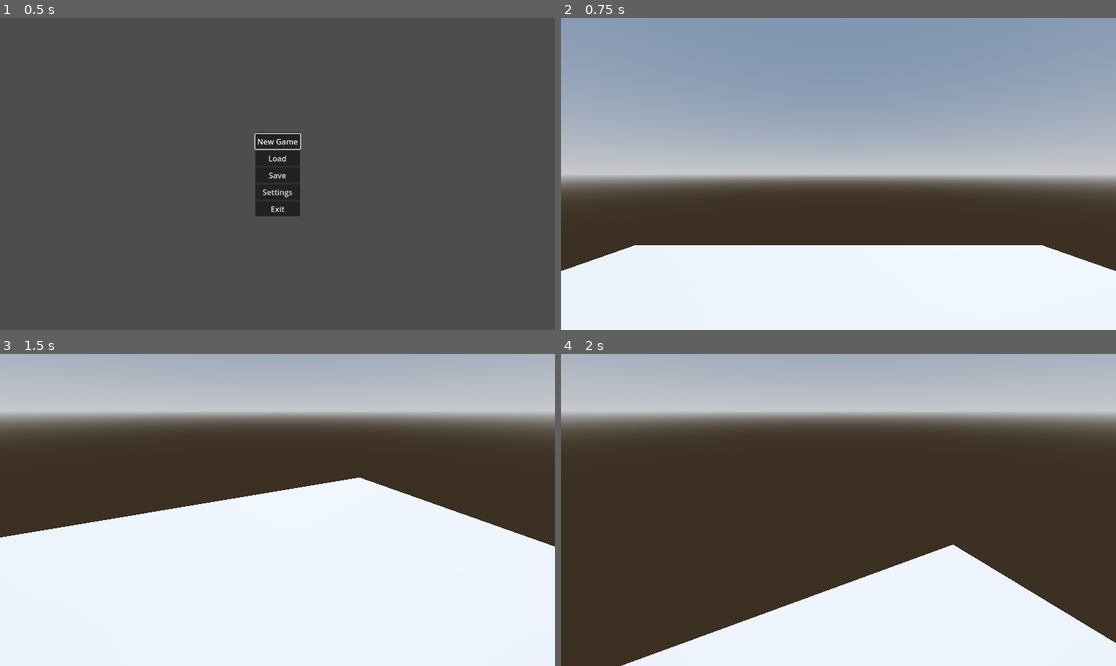
Above: before the commit, frames 1-4 (two rows, left to right).
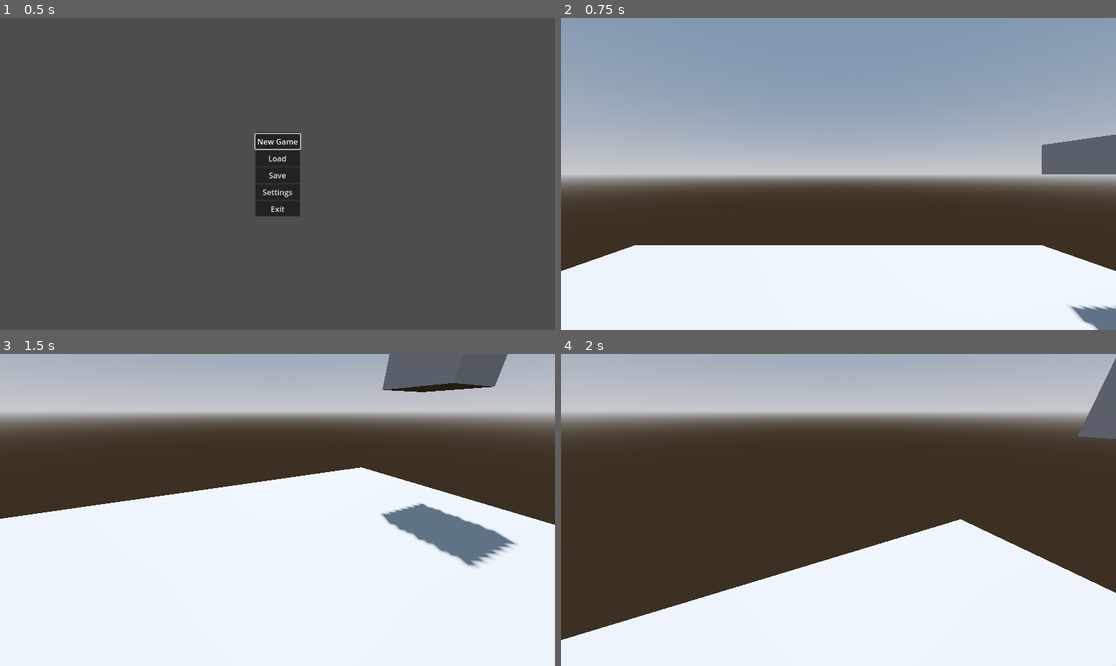
Above: after the commit, the same moments.

Repository: theTyrantPenguinKing/FreedoomDaemonRealm
Game: Godot game, scene res://UI/main_menu.tscn
Two runs of this game, one before a commit and one after it. Both use one fixed random seed, a clock stepped at 60 frames per second and the inputs below.
Inputs (mouse positions are in pixels of both pictures, inside the frame that each line leads up to):
- Up to frame 1 (0.5 s): no input
- Up to frame 2 (0.75 s): click "New Game" at 0.5 s
- Up to frame 3 (1.5 s): tap Enter at 1.25 s; move the mouse to (305, 510) at 1.27 s; hold W (move_forward) from 1.28 s (still down); hold C (crouch) from 1.28 s (still down)
- Up to frame 4 (2 s): keep holding W (move_forward); keep holding C (crouch); tap Space (jump) at 1.52 s

Frame 1 is identical in both runs. In frame 2, 2.0% of the frame differs, in the area x 86-100%, y 37-100%; in frame 3, 9.5%; in frame 4, 12%, in the area x 0-100%, y 1-100%.

Commit message:
[FEATURE] crouching and uncrouching implemented

Diff:
--- a/Characters/player.tscn
+++ b/Characters/player.tscn
@@ -6,22 +6,122 @@
 
 [sub_resource type="CapsuleMesh" id="CapsuleMesh_5xd55"]
 
-[node name="Player" type="CharacterBody3D" node_paths=PackedStringArray("head")]
+[sub_resource type="Animation" id="Animation_mfure"]
+resource_name = "crouch"
+tracks/0/type = "value"
+tracks/0/imported = false
+tracks/0/enabled = true
+tracks/0/path = NodePath("CollisionShape3D:position")
+tracks/0/interp = 1
+tracks/0/loop_wrap = true
+tracks/0/keys = {
+"times": PackedFloat32Array(0, 1),
+"transitions": PackedFloat32Array(1, 1),
+"update": 0,
+"values": [Vector3(0, 1, 0), Vector3(0, 0, 0)]
+}
+tracks/1/type = "value"
+tracks/1/imported = false
+tracks/1/enabled = true
+tracks/1/path = NodePath("CollisionShape3D:shape:height")
+tracks/1/interp = 1
+tracks/1/loop_wrap = true
+tracks/1/keys = {
+"times": PackedFloat32Array(0, 1),
+"transitions": PackedFloat32Array(1, 1),
+"update": 0,
+"values": [2.0, 1.0]
+}
+tracks/2/type = "value"
+tracks/2/imported = false
+tracks/2/enabled = true
+tracks/2/path = NodePath("Head:position")
+tracks/2/interp = 1
+tracks/2/loop_wrap = true
+tracks/2/keys = {
+"times": PackedFloat32Array(0, 1),
+"transitions": PackedFloat32Array(1, 1),
+"update": 0,
+"values": [Vector3(0, 1.7, 0), Vector3(0, 0.7, 0)]
+}
+
+[sub_resource type="Animation" id="Animation_p6oro"]
+length = 0.001
+tracks/0/type = "value"
+tracks/0/imported = false
+tracks/0/enabled = true
+tracks/0/path = NodePath("CollisionShape3D:position")
+tracks/0/interp = 1
+tracks/0/loop_wrap = true
+tracks/0/keys = {
+"times": PackedFloat32Array(0),
+"transitions": PackedFloat32Array(1),
+"update": 0,
+"values": [Vector3(0, 1, 0)]
+}
+tracks/1/type = "value"
+tracks/1/imported = false
+tracks/1/enabled = true
+tracks/1/path = NodePath("CollisionShape3D:shape:height")
+tracks/1/interp = 1
+tracks/1/loop_wrap = true
+tracks/1/keys = {
+"times": PackedFloat32Array(0),
+"transitions": PackedFloat32Array(1),
+"update": 0,
+"values": [2.0]
+}
+tracks/2/type = "value"
+tracks/2/imported = false
+tracks/2/enabled = true
+tracks/2/path = NodePath("Head:position")
+tracks/2/interp = 1
+tracks/2/loop_wrap = true
+tracks/2/keys = {
+"times": PackedFloat32Array(0),
+"transitions": PackedFloat32Array(1),
+"update": 0,
+"values": [Vector3(0, 1.7, 0)]
+}
+
+[sub_resource type="AnimationLibrary" id="AnimationLibrary_wi4vd"]
+_data = {
+"RESET": SubResource("Animation_p6oro"),
+"crouch": SubResource("Animation_mfure")
+}
+
+[sub_resource type="SphereShape3D" id="SphereShape3D_r8sc3"]
+radius = 0.45
+
+[node name="Player" type="CharacterBody3D" node_paths=PackedStringArray("head", "animation_player", "crouch_shape_cast")]
 process_mode = 1
 script = ExtResource("1_y0p31")
 head = NodePath("Head")
+animation_player = NodePath("AnimationPlayer")
+crouch_shape_cast = NodePath("crouchShapeCast")
 
 [node name="CollisionShape3D" type="CollisionShape3D" parent="."]
 transform = Transform3D(1, 0, 0, 0, 1, 0, 0, 0, 1, 0, 1, 0)
 shape = SubResource("CapsuleShape3D_ok607")
 
-[node name="Skin" type="Node3D" parent="."]
-
-[node name="MeshInstance3D" type="MeshInstance3D" parent="Skin"]
-transform = Transform3D(1, 0, 0, 0, 1, 0, 0, 0, 1, 0, 1, 0)
+[node name="MeshInstance3D" type="MeshInstance3D" parent="CollisionShape3D"]
 mesh = SubResource("CapsuleMesh_5xd55")
+skeleton = NodePath("")
 
 [node name="Head" type="Node3D" parent="."]
 transform = Transform3D(1, 0, 0, 0, 1, 0, 0, 0, 1, 0, 1.7, 0)
 
 [node name="Camera3D" type="Camera3D" parent="Head"]
+
+[node name="AnimationPlayer" type="AnimationPlayer" parent="."]
+libraries = {
+"": SubResource("AnimationLibrary_wi4vd")
+}
+
+[node name="crouchShapeCast" type="ShapeCast3D" parent="."]
+transform = Transform3D(1, 0, 0, 0, 1, 0, 0, 0, 1, 0, 1.5, 0)
+shape = SubResource("SphereShape3D_r8sc3")
+target_position = Vector3(0, 0.5, 0)
+debug_shape_custom_color = Color(0, 0.666667, 1, 1)
+
+[connection signal="animation_started" from="AnimationPlayer" to="." method="_on_animation_player_animation_started"]
--- a/Levels/map_1.tscn
+++ b/Levels/map_1.tscn
@@ -21,6 +21,12 @@
 [sub_resource type="BoxShape3D" id="BoxShape3D_qp2c4"]
 size = Vector3(10, 0.1, 10)
 
+[sub_resource type="BoxShape3D" id="BoxShape3D_ptgd6"]
+size = Vector3(1, 0.5, 1)
+
+[sub_resource type="BoxMesh" id="BoxMesh_1suje"]
+size = Vector3(1, 0.5, 1)
+
 [node name="Map1" type="Node3D"]
 process_mode = 1
 
@@ -41,3 +47,12 @@
 shape = SubResource("BoxShape3D_qp2c4")
 
 [node name="Player" parent="." instance=ExtResource("1_03t45")]
+
+[node name="StaticBody3D" type="StaticBody3D" parent="."]
+transform = Transform3D(1, 0, 0, 0, 1, 0, 0, 0, 1, 4, 2, -3)
+
+[node name="CollisionShape3D" type="CollisionShape3D" parent="StaticBody3D"]
+shape = SubResource("BoxShape3D_ptgd6")
+
+[node name="MeshInstance3D" type="MeshInstance3D" parent="StaticBody3D"]
+mesh = SubResource("BoxMesh_1suje")
--- a/Scripts/player.gd
+++ b/Scripts/player.gd
@@ -6,14 +6,22 @@
 @export_range(-90.0, -45.0, 0.1, "radians_as_degrees") var lower_tilt_angle : float = deg_to_rad(-75)
 @export_range(45.0, 90, 0.1, "radians_as_degrees") var upper_tilt_angle : float = deg_to_rad(75)
 
-@export_group("Player Head")
+@export_group("Player Nodes")
 @export var head : Node3D
+@export var animation_player : AnimationPlayer
+@export var crouch_shape_cast : ShapeCast3D
 
 var speed : float = 4.5
 var jump_speed : float = 4.0
+var crouch_speed : float = 3
 
 var direction : Vector3
 var mouse_input : Vector2
+
+var is_crouching : bool = false
+
+func _ready() -> void:
+	crouch_shape_cast.add_exception(self)
 
 func _physics_process(delta: float) -> void:
 	if self.position.y < -100:
@@ -31,12 +39,15 @@
 
 # gets how much the player wants to rotate
 func _unhandled_input(event: InputEvent) -> void:
-
 	if event is InputEventMouseMotion:
 		mouse_input.x = deg_to_rad(-event.relative.x * \
 		horizontal_mouse_sensitivity)
 		mouse_input.y = deg_to_rad(-event.relative.y * \
 		vertical_mouse_sesnsitivity)
+
+func _input(event: InputEvent) -> void:
+	if event.is_action_pressed("crouch"):
+		is_crouching
 
 # handles horizontal movement
 func horizontal_movement() -> void:
@@ -52,6 +63,9 @@
 	if is_on_floor():
 		if Input.is_action_pressed("jump"):
 			velocity.y = jump_speed
+
+		if Input.is_action_just_pressed("crouch"):
+			crouching(is_crouching)
 
 # applies gravity to the player
 func apply_gravity(delta : float) -> void:
@@ -76,3 +90,16 @@
 
 	# reset the mouse_input
 	mouse_input = Vector2.ZERO
+
+func crouching(state : bool):
+	if crouch_shape_cast.is_colliding() == false:
+		match state:
+			true:
+				if not animation_player.is_playing():
+					animation_player.play("crouch", -1, -crouch_speed, true)
+			false:
+				if not animation_player.is_playing():
+					animation_player.play("crouch", -1, crouch_speed)
+
+func _on_animation_player_animation_started(anim_name: StringName) -> void:
+	is_crouching = not is_crouching
Not shown: 1 places in Characters/player.tscn that only renumber resources
Not shown: 1 places in Levels/map_1.tscn that only renumber resources
